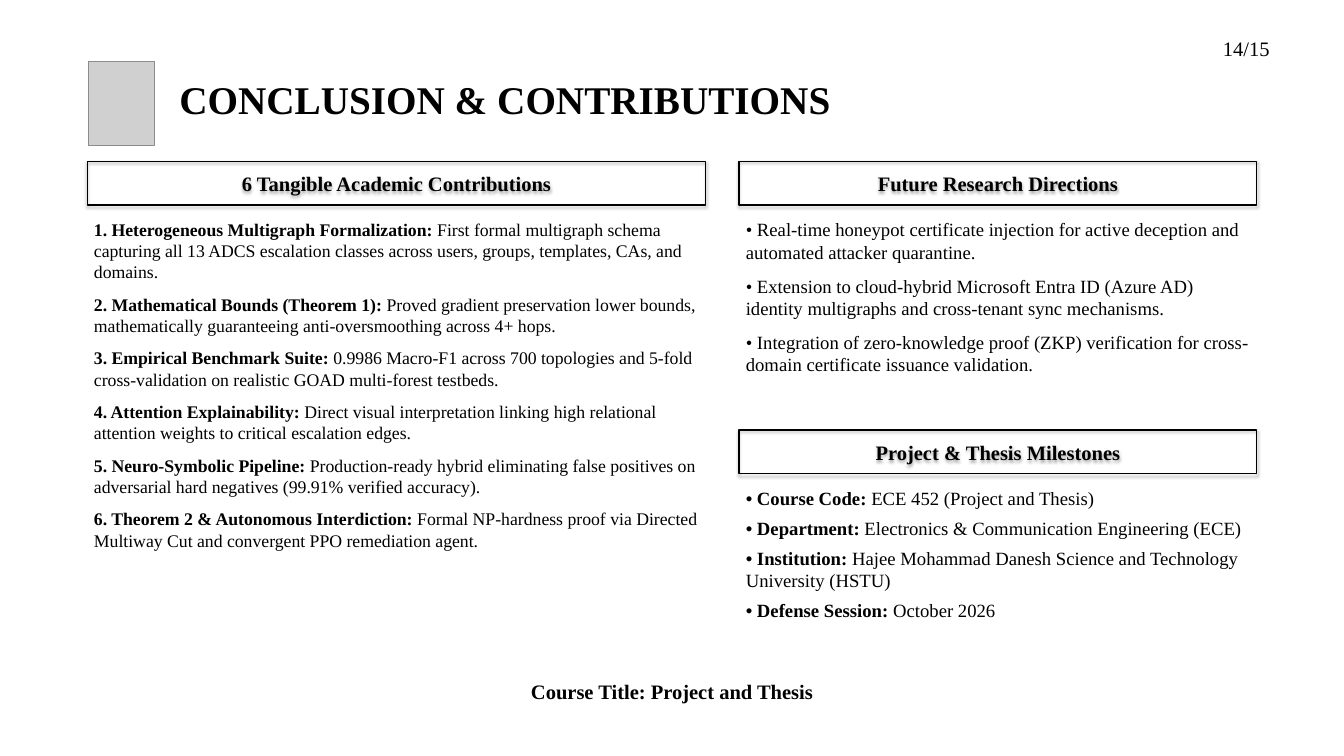
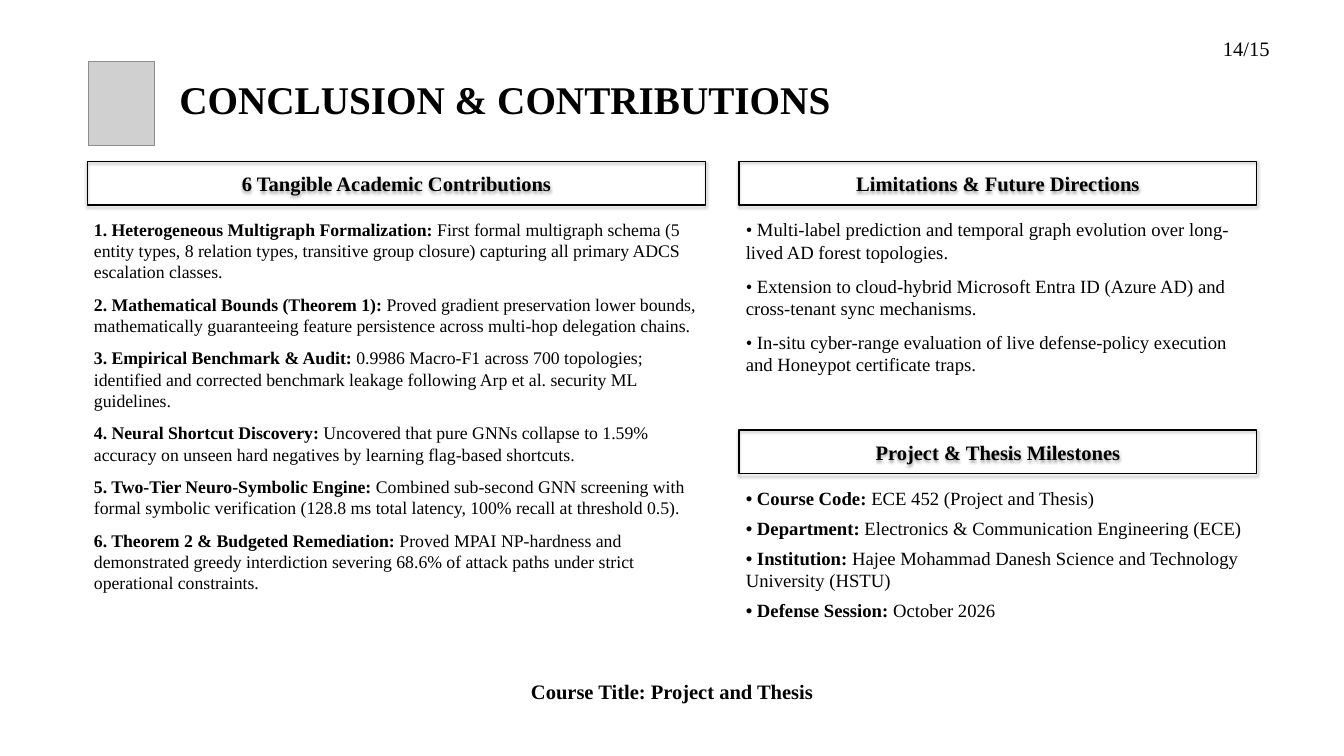
Before and after one commit to hasanshahriar32/GOAD, a slide deck: slide 14 of thesis_paper/certgraph_thesis_defense.pptx. Drawn at 1344x756 pixels with LibreOffice and Linux fonts; fonts in the diff are those of the drawing; grey boxes stand for pictures; background and template pictures are left out. Boxes give left, top, right and bottom in pixels: in the first picture for what was removed or moved away, otherwise in the second. Text is boxed around its words. In the diff, an @@ line names an element or a change of style, - is before the commit and + after.

```diff
--- a/thesis_paper/certgraph_thesis_defense.pptx
+++ b/thesis_paper/certgraph_thesis_defense.pptx
@@ text in rectangle at (856, 177, 1140, 192): text changed @@
-Future Research Directions
+Limitations & Future Directions
@@ text at (94, 223, 696, 593): text changed @@
-1. Heterogeneous Multigraph Formalization: First formal multigraph schema capturing all 13 ADCS escalation classes across users, groups, templates, CAs, and domains.
-2. Mathematical Bounds (Theorem 1): Proved gradient preservation lower bounds, mathematically guaranteeing anti-oversmoothing across 4+ hops.
-3. Empirical Benchmark Suite: 0.9986 Macro-F1 across 700 topologies and 5-fold cross-validation on realistic GOAD multi-forest testbeds.
-4. Attention Explainability: Direct visual interpretation linking high relational attention weights to critical escalation edges.
-5. Neuro-Symbolic Pipeline: Production-ready hybrid eliminating false positives on adversarial hard negatives (99.91% verified accuracy).
-6. Theorem 2 & Autonomous Interdiction: Formal NP-hardness proof via Directed Multiway Cut and convergent PPO remediation agent.
+1. Heterogeneous Multigraph Formalization: First formal multigraph schema (5 entity types, 8 relation types, transitive group closure) capturing all primary ADCS escalation classes.
+2. Mathematical Bounds (Theorem 1): Proved gradient preservation lower bounds, mathematically guaranteeing feature persistence across multi-hop delegation chains.
+3. Empirical Benchmark & Audit: 0.9986 Macro-F1 across 700 topologies; identified and corrected benchmark leakage following Arp et al. security ML guidelines.
+4. Neural Shortcut Discovery: Uncovered that pure GNNs collapse to 1.59% accuracy on unseen hard negatives by learning flag-based shortcuts.
+5. Two-Tier Neuro-Symbolic Engine: Combined sub-second GNN screening with formal symbolic verification (128.8 ms total latency, 100% recall at threshold 0.5).
+6. Theorem 2 & Budgeted Remediation: Proved MPAI NP-hardness and demonstrated greedy interdiction severing 68.6% of attack paths under strict operational constraints.
@@ text at (746, 223, 1228, 375): text changed @@
-• Real-time honeypot certificate injection for active deception and automated attacker quarantine.
-• Extension to cloud-hybrid Microsoft Entra ID (Azure AD) identity multigraphs and cross-tenant sync mechanisms.
-• Integration of zero-knowledge proof (ZKP) verification for cross-domain certificate issuance validation.
+• Multi-label prediction and temporal graph evolution over long-lived AD forest topologies.
+• Extension to cloud-hybrid Microsoft Entra ID (Azure AD) and cross-tenant sync mechanisms.
+• In-situ cyber-range evaluation of live defense-policy execution and Honeypot certificate traps.
```
Also in this commit, not shown: 10 other slides changed, 2 other files.
